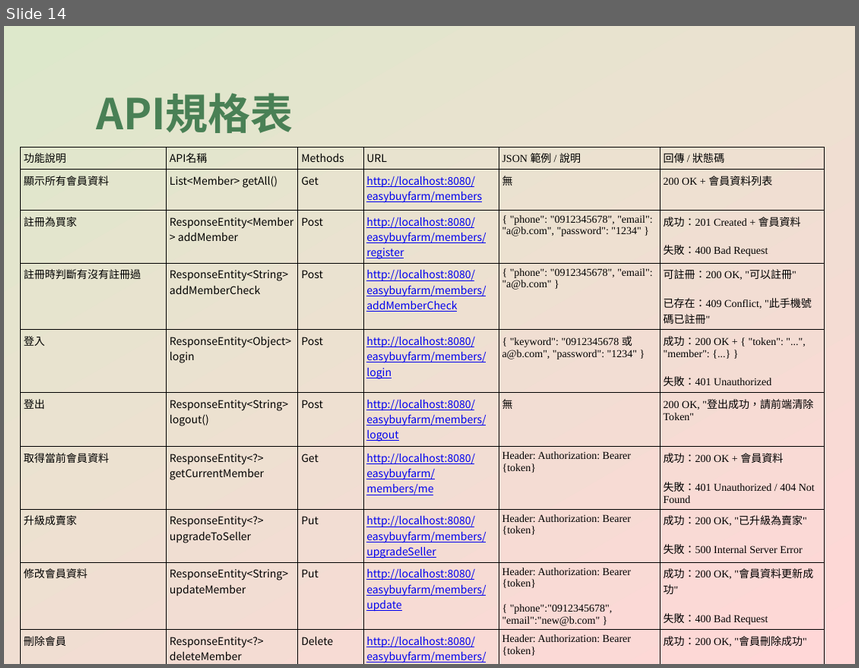
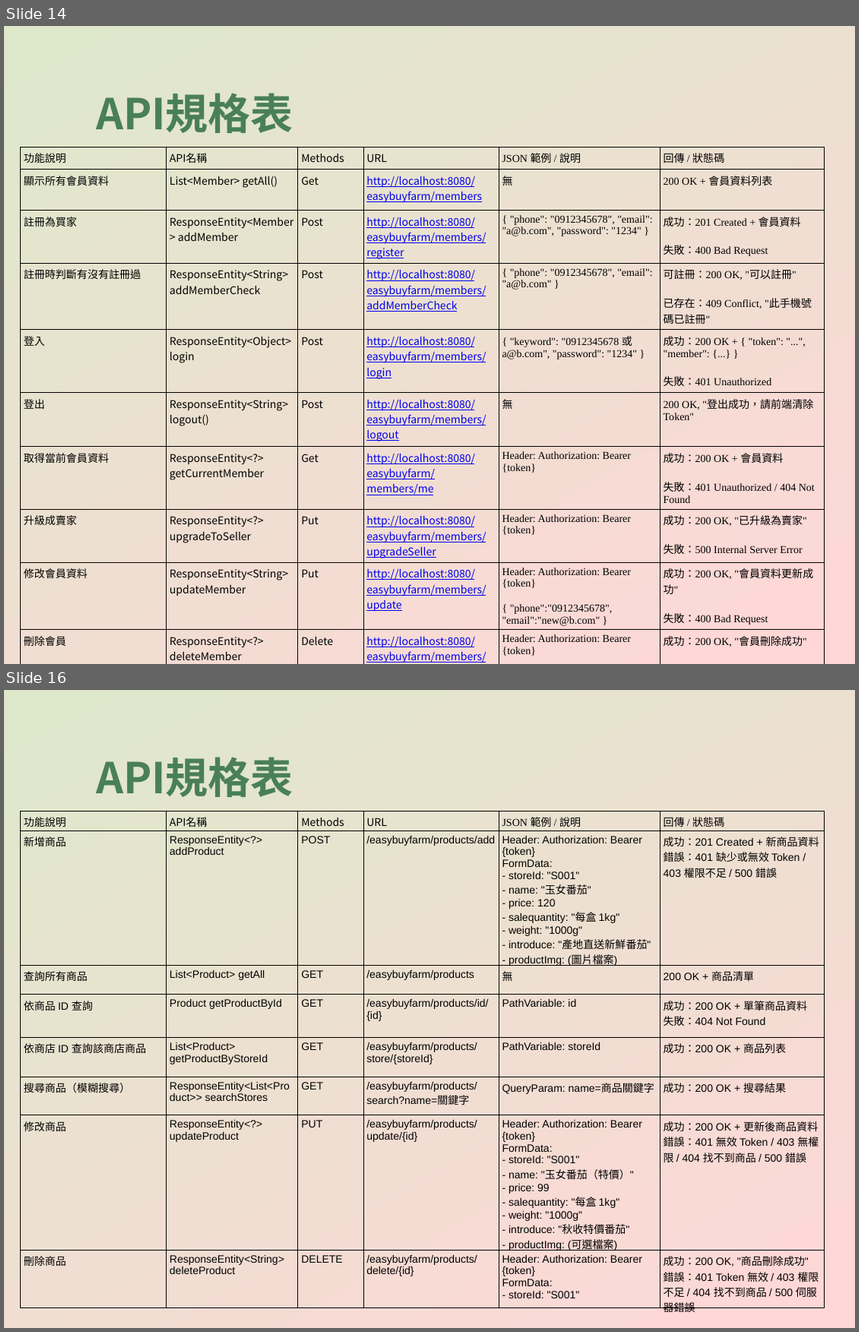
Before and after one commit to CYX1025/EasyBuyFarm, a slide deck: EasyBuyFarm_專案簡報.pptx. Shown one above the other, each under a label of ours: slide 14 before the commit, slides 14 and 16 after it; the slides between them are not shown. The pictures are 859x668 and 859x1332 pixels, drawn with LibreOffice and Linux fonts; fonts in the diff are those of the drawing. Boxes give left, top, right and bottom in pixels: in the first picture for what was removed or moved away, otherwise in the second. Text is boxed around its words. In the diff, an @@ line names an element or a change of style, - is before the commit and + after.

```diff
--- a/EasyBuyFarm_專案簡報.pptx
+++ b/EasyBuyFarm_專案簡報.pptx
@@ slide 16 added at [4,690,855,1328], background gradient #DDE8CB to #FFD7D7 @@
@@ text added at [96,757,294,797], 36 pt, text #498055, bold @@
+API規格表
@@ table added at [20,811,824,1319], 8 rows, 6 columns @@
+功能說明 | API名稱 | Methods | URL | JSON 範例 / 說明 | 回傳 / 狀態碼
+新增商品 | ResponseEntity<?> addProduct | POST | /easybuyfarm/products/add | Header: Authorization: Bearer {token} / FormData: / - storeId: "S001" / - name: "玉女番茄" / - price: 120 / - salequantity: "每盒 1kg" / - weight: "1000g" / - introduce: "產地直送新鮮番茄" / - productImg: (圖片檔案) | 成功：201 Created + 新商品資料 / 錯誤：401 缺少或無效 Token / 403 權限不足 / 500 錯誤
+查詢所有商品 | List<Product> getAll | GET | /easybuyfarm/products | 無 | 200 OK + 商品清單
+依商品 ID 查詢 | Product getProductById | GET | /easybuyfarm/products/id/{id} | PathVariable: id | 成功：200 OK + 單筆商品資料 / 失敗：404 Not Found
+依商店 ID 查詢該商店商品 | List<Product> getProductByStoreId | GET | /easybuyfarm/products/store/{storeId} | PathVariable: storeId | 成功：200 OK + 商品列表
+搜尋商品（模糊搜尋） | ResponseEntity<List<Product>> searchStores | GET | /easybuyfarm/products/search?name=關鍵字 | QueryParam: name=商品關鍵字 | 成功：200 OK + 搜尋結果
+修改商品 | ResponseEntity<?> updateProduct | PUT | /easybuyfarm/products/update/{id} | Header: Authorization: Bearer {token} / FormData: / - storeId: "S001" / - name: "玉女番茄（特價）" / - price: 99 / - salequantity: "每盒 1kg" / - weight: "1000g" / - introduce: "秋收特價番茄" / - productImg: (可選檔案) | 成功：200 OK + 更新後商品資料 / 錯誤：401 無效 Token / 403 無權限 / 404 找不到商品 / 500 錯誤
+刪除商品 | ResponseEntity<String> deleteProduct | DELETE | /easybuyfarm/products/delete/{id} | Header: Authorization: Bearer {token} / FormData: / - storeId: "S001" | 成功：200 OK, "商品刪除成功" / 錯誤：401 Token 無效 / 403 權限不足 / 404 找不到商品 / 500 伺服器錯誤
```
Also in this commit, not shown: 1 slide changed, 3 other slides added.
